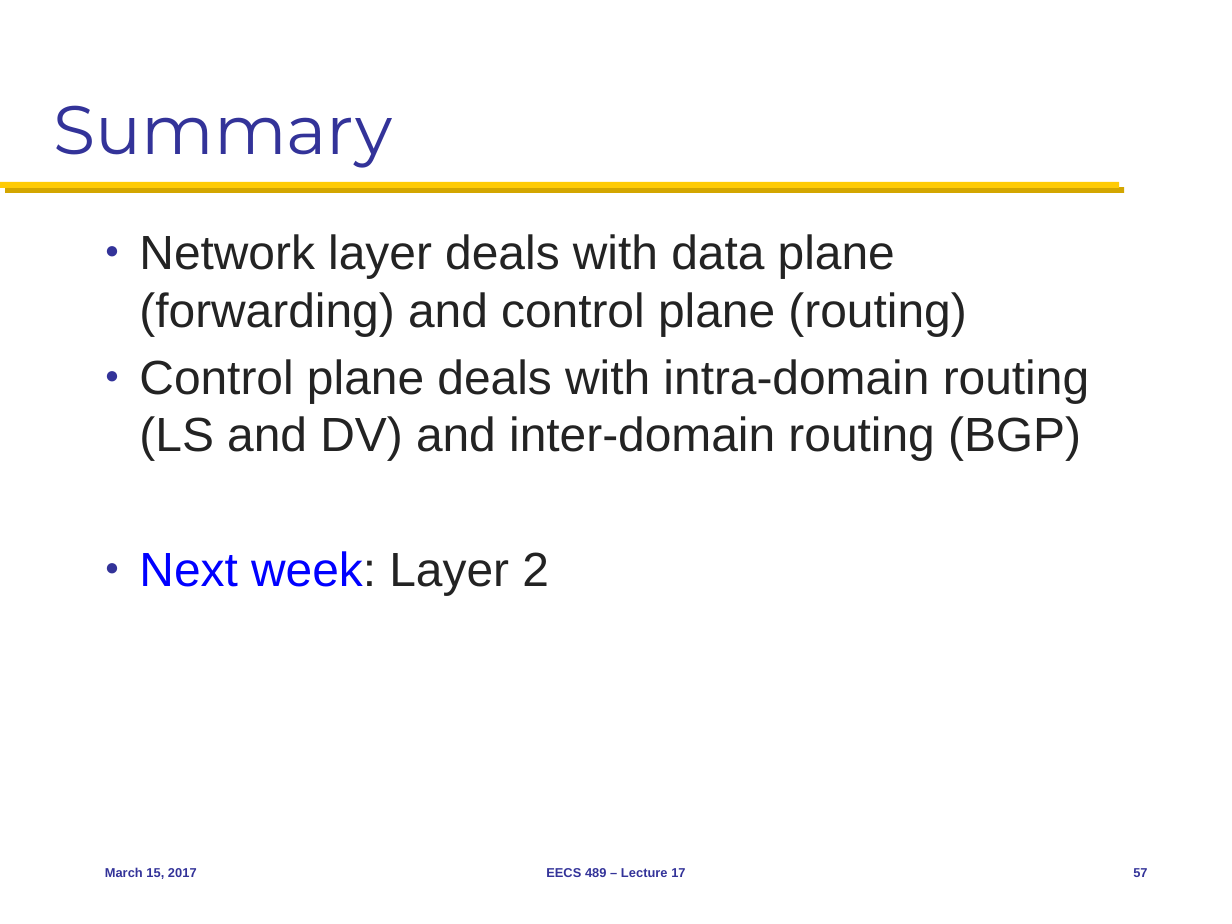
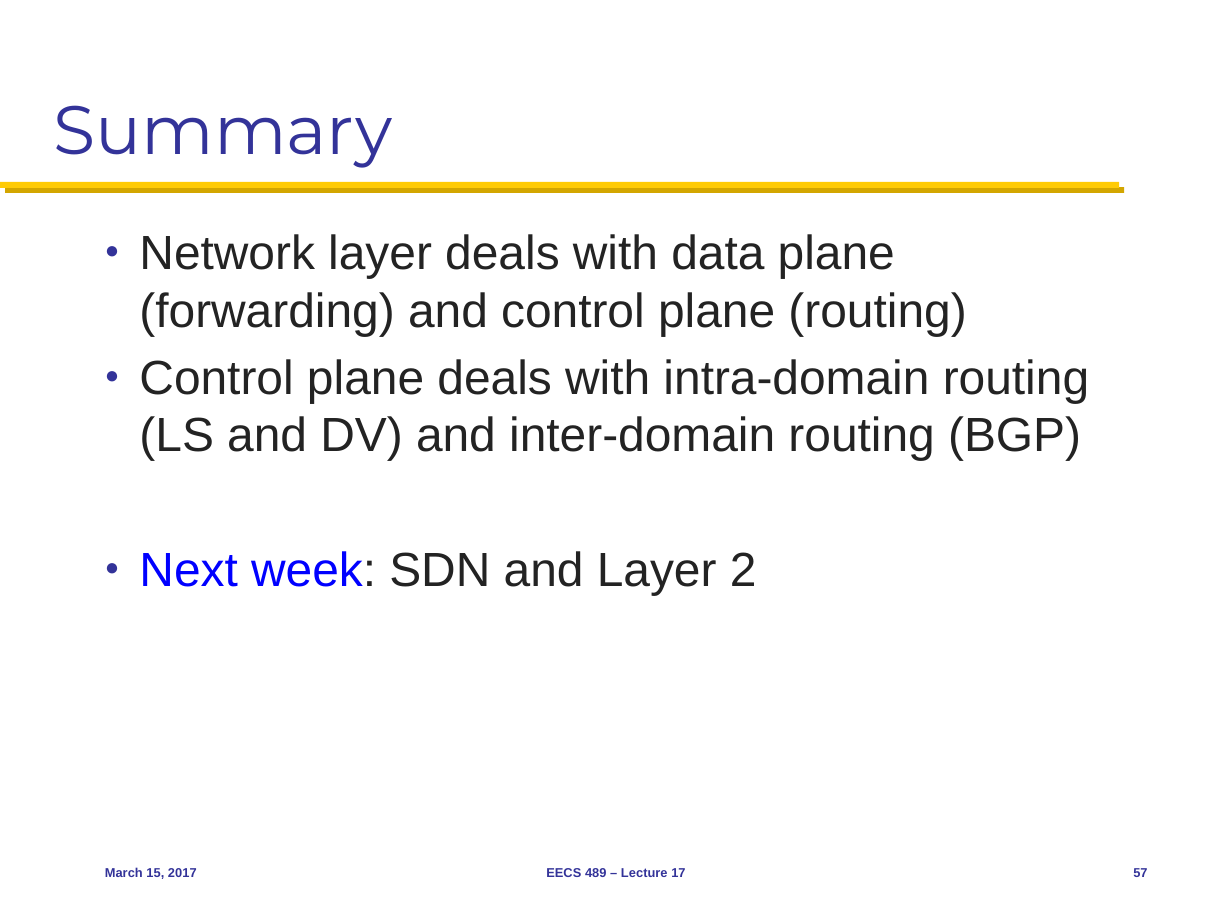
Before and after one commit to mosharaf/eecs489, a slide deck: slide 57 of Slides/031517.pptx. Drawn at 1232x924 pixels with LibreOffice and Linux fonts; fonts in the diff are those of the drawing. Boxes give left, top, right and bottom in pixels: in the first picture for what was removed or moved away, otherwise in the second. Text is boxed around its words. In the diff, an @@ line names an element or a change of style, - is before the commit and + after.

Commit message:
Small fix.

```diff
--- a/Slides/031517.pptx
+++ b/Slides/031517.pptx
@@ text at [139,551,757,595]: text changed; text colour #0000FF to #232323 @@
-● Next week: Layer 2
+● Next week: SDN and Layer 2
```
